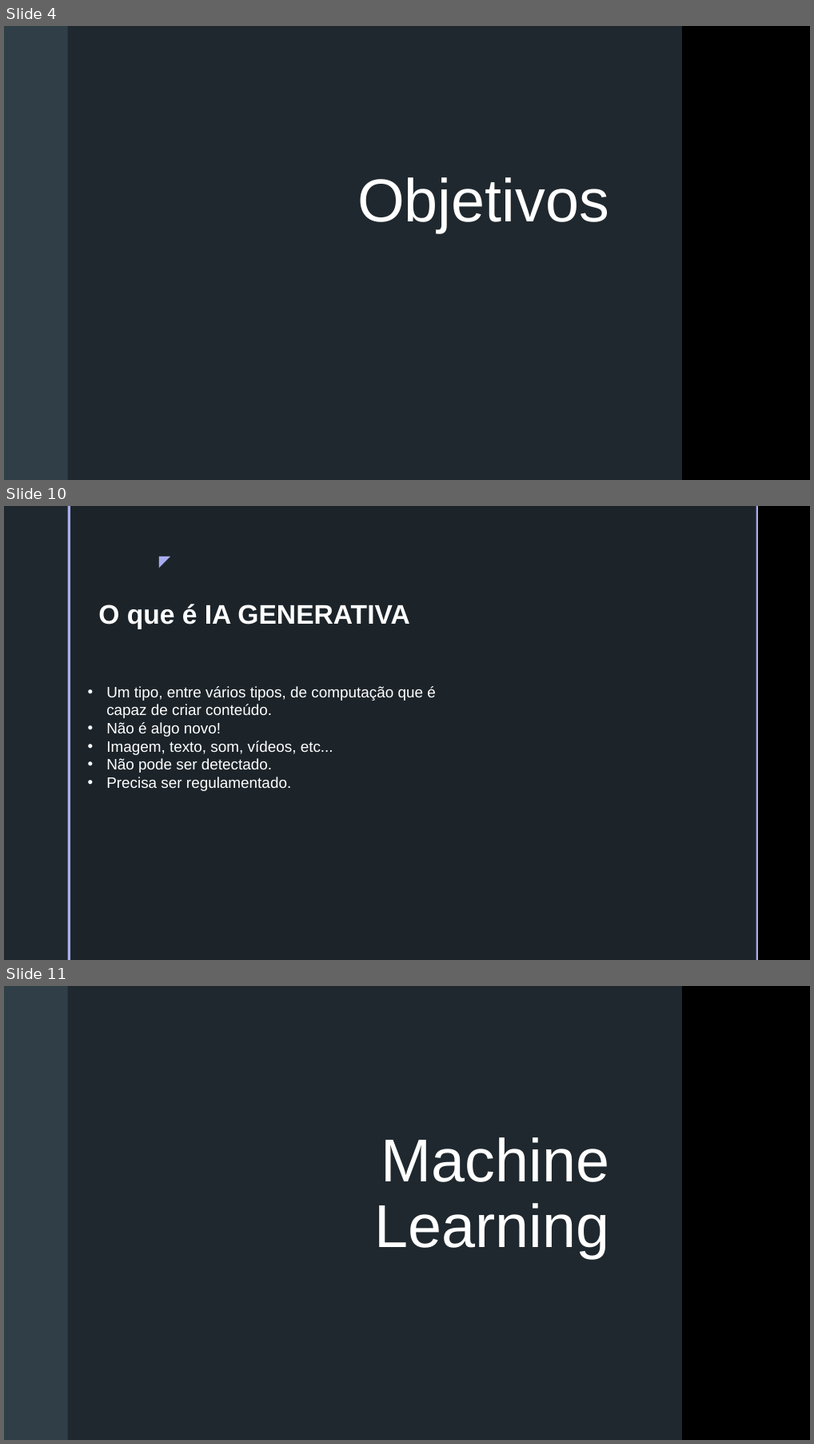
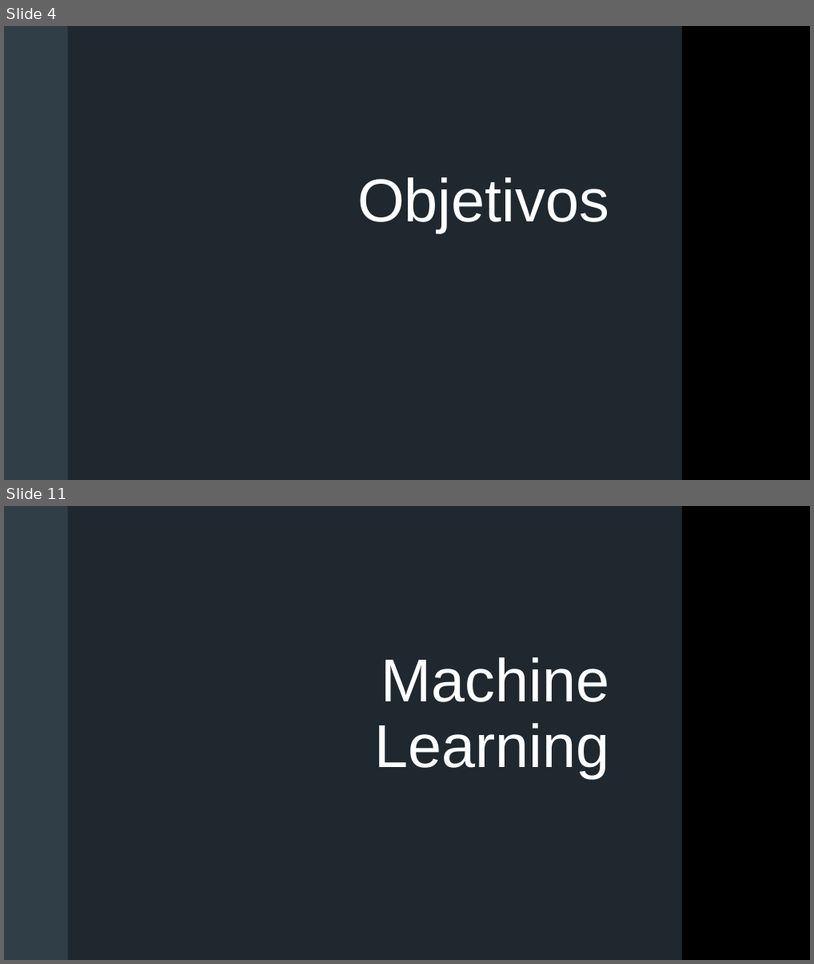
Before and after one commit to batestin1/coding_the_future_dio_redes_neurais, a slide deck: materiais/redes_neurais_dio.pptx. Shown one above the other, each under a label of ours: slides 4, 10 and 11 before the commit, slides 4 and 11 after it; the slides between them are not shown. The pictures are 814x1444 and 814x964 pixels, drawn with LibreOffice and Linux fonts; fonts in the diff are those of the drawing; grey boxes stand for pictures; background and template pictures are left out. Boxes give left, top, right and bottom in pixels: in the first picture for what was removed or moved away, otherwise in the second. Text is boxed around its words. In the diff, an @@ line names an element or a change of style, - is before the commit and + after.

```diff
--- a/materiais/redes_neurais_dio.pptx
+++ b/materiais/redes_neurais_dio.pptx
@@ slide 10 removed at (4, 506, 810, 960), background picture (left out); not listed: 2 template elements that a slide beside it also shows @@
@@ rectangle removed at (4, 506, 67, 960) @@
@@ rectangle removed at (67, 506, 70, 960) @@
@@ text removed at (149, 548, 177, 572) @@
-◤
@@ text removed at (98, 604, 410, 629) @@
-O que é IA GENERATIVA
@@ text removed at (106, 686, 436, 791) @@
-• Um tipo, entre vários tipos, de computação que é capaz de criar conteúdo.
-• Não é algo novo!
-• Imagem, texto, som, vídeos, etc...
-• Não pode ser detectado.
-• Precisa ser regulamentado.
```
Also in this commit, not shown: 5 slides changed, 5 slides added, 9 other slides removed, 5 other files.
